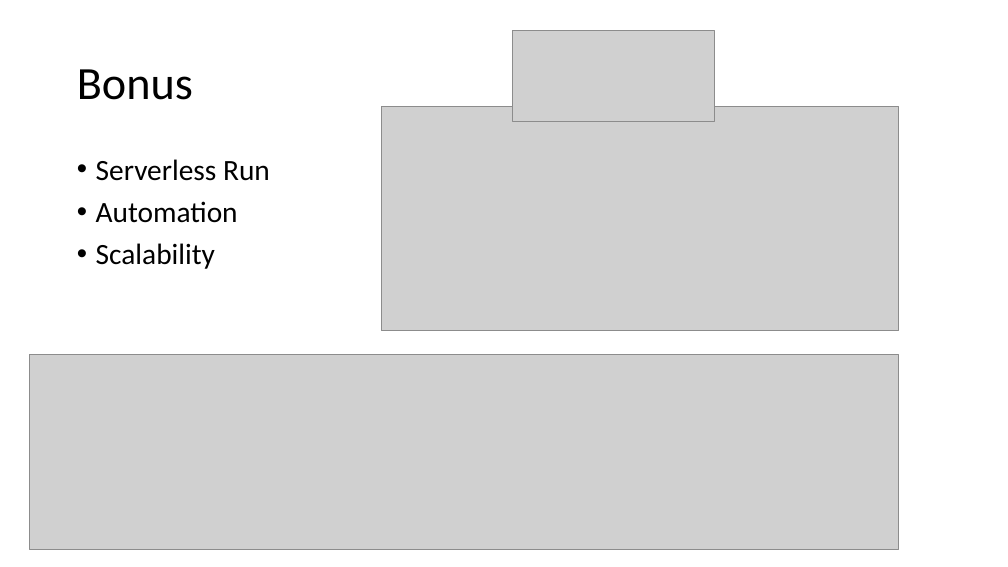
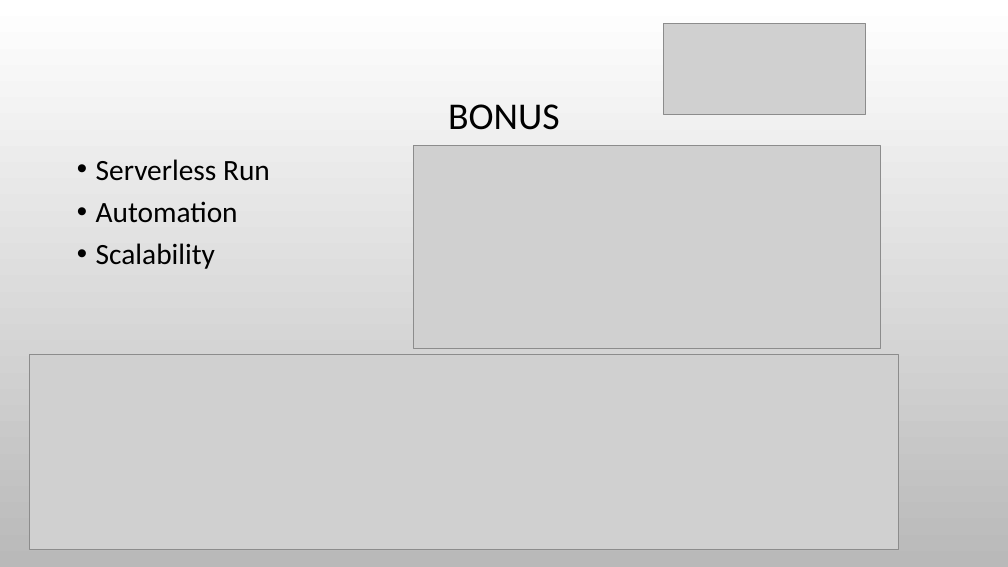
Before and after one commit to DFwJZ/weather_API, a slide deck: slide 14 of Brief_Walkthrough.pptx. Drawn at 1008x567 pixels with LibreOffice and Linux fonts; fonts in the diff are those of the drawing; grey boxes stand for pictures; background and template pictures are left out. Boxes give left, top, right and bottom in pixels: in the first picture for what was removed or moved away, otherwise in the second. Text is boxed around its words. In the diff, an @@ line names an element or a change of style, - is before the commit and + after.

```diff
--- a/Brief_Walkthrough.pptx
+++ b/Brief_Walkthrough.pptx
@@ background #FFFFFF to picture (left out) @@
@@ picture: place and size @@
-picture at <box>513,30,715,122</box>
+picture at <box>664,23,866,115</box>
@@ title at <box>448,104,560,130</box>: text changed; size 44 to 36 pt @@
-Bonus
+BONUS
@@ picture: place and size @@
-picture at <box>381,106,899,330</box>
+picture at <box>414,146,880,349</box>
```
Also in this commit, not shown: 14 other slides changed, 1 slide added, 1 slide removed, 7 other files.
